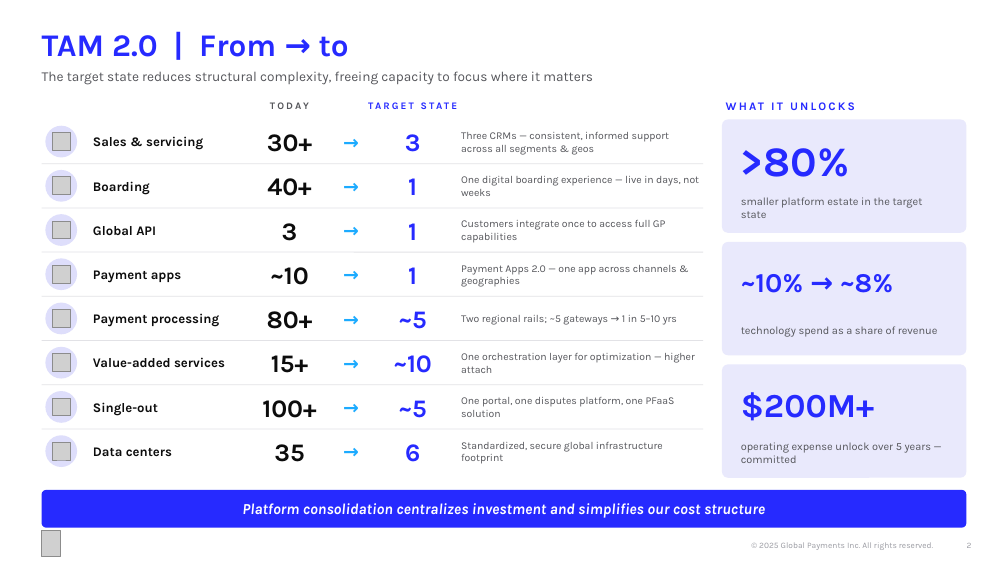
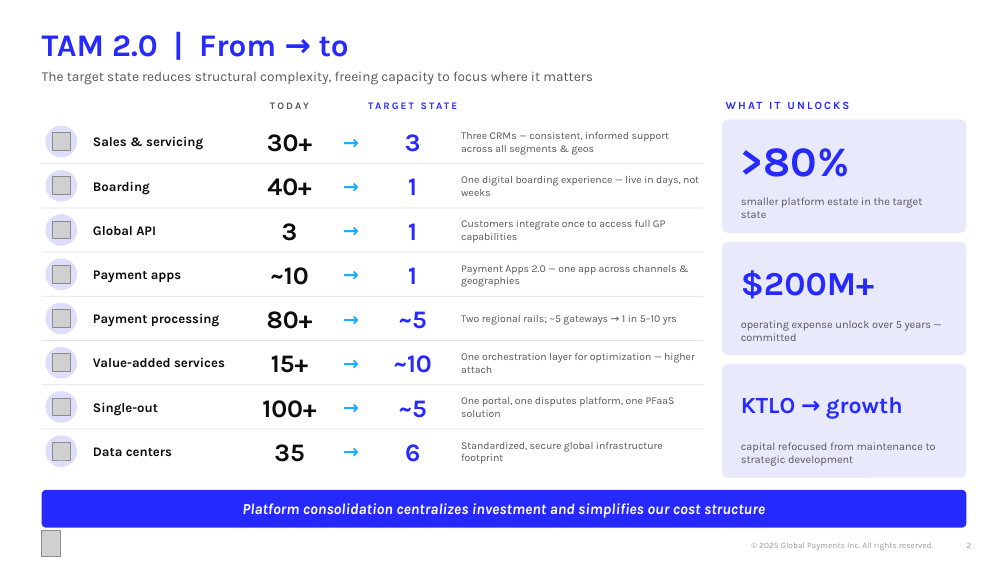
Before and after one commit to parthb102/Repo, a slide deck: slide 2 of TAM_2.0_Tech_Committee_2pager.pptx. Drawn at 1008x567 pixels with LibreOffice and Linux fonts; fonts in the diff are those of the drawing; grey boxes stand for pictures. Boxes give left, top, right and bottom in pixels: in the first picture for what was removed or moved away, otherwise in the second. Text is boxed around its words. In the diff, an @@ line names an element or a change of style, - is before the commit and + after.

```diff
--- a/TAM_2.0_Tech_Committee_2pager.pptx
+++ b/TAM_2.0_Tech_Committee_2pager.pptx
@@ text "WHAT IT UNLOCKS" at bbox=[726, 95, 970, 116]: size 11 to 10.5 pt @@
@@ text at bbox=[741, 270, 874, 299]: text changed; size 26 to 32 pt @@
-~10% → ~8%
+$200M+
@@ text at bbox=[741, 320, 931, 341]: text changed @@
-technology spend as a share of revenue
+operating expense unlock over 5 years — committed
@@ text at bbox=[741, 397, 902, 419]: text changed; size 32 to 22 pt @@
-$200M+
+KTLO → growth
@@ text at bbox=[741, 442, 936, 466]: text changed @@
-operating expense unlock over 5 years — committed
+capital refocused from maintenance to strategic development
```
Also in this commit, not shown: 1 other slide changed.
